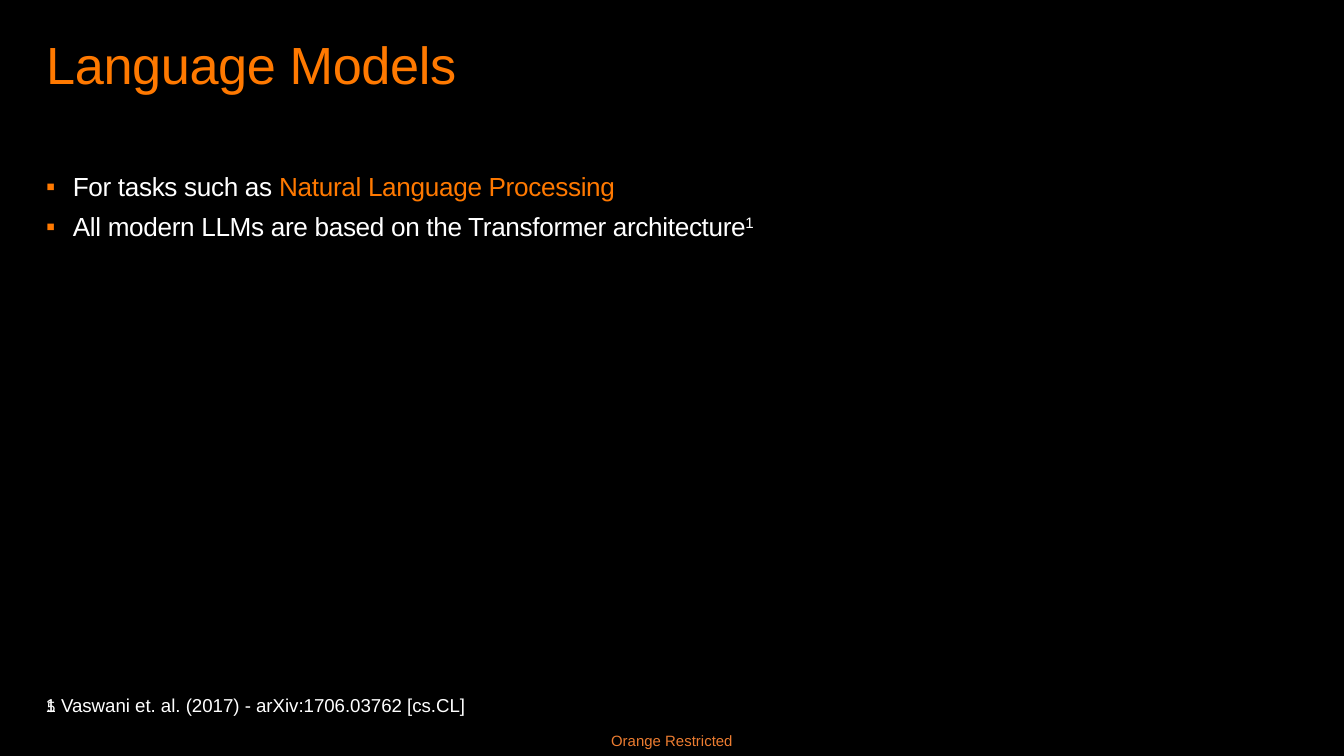
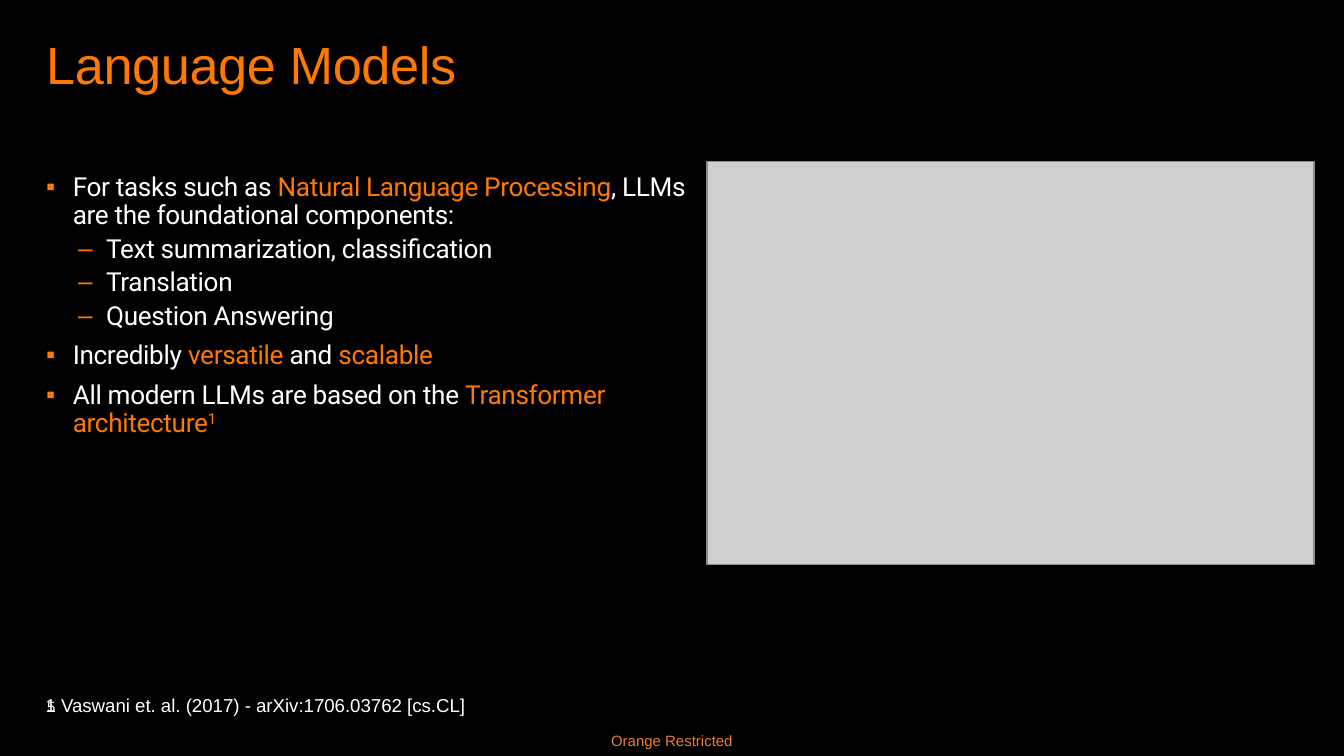
Before and after one commit to basavyr/peft-training, a slide deck: slide 5 of presentation/LORA-RPoenaru.pptx. Drawn at 1344x756 pixels with LibreOffice and Linux fonts; fonts in the diff are those of the drawing; grey boxes stand for pictures. Boxes give left, top, right and bottom in pixels: in the first picture for what was removed or moved away, otherwise in the second. Text is boxed around its words. In the diff, an @@ line names an element or a change of style, - is before the commit and + after.

Commit message:
add transformer figure

```diff
--- a/presentation/LORA-RPoenaru.pptx
+++ b/presentation/LORA-RPoenaru.pptx
@@ text at bbox=[73, 176, 685, 370]: text changed; font Arial to Roboto; text colour #FF7900 to #FFFFFF @@
-    ▪ For tasks such as Natural Language Processing
+    ▪ For tasks such as Natural Language Processing, LLMs are the foundational components:
+      – Text summarization, classification
+      – Translation
+      – Question Answering
+    ▪ Incredibly versatile and scalable
@@ picture added at bbox=[707, 161, 1313, 564] @@
@@ text at bbox=[73, 384, 605, 405]: font Arial to Roboto in "All modern LLMs are based on the ..."; text colour #FFFFFF to #FF7900 in "Transformer architecture1" @@
```
Also in this commit, not shown: 3 other slides changed, 2 slides added.
